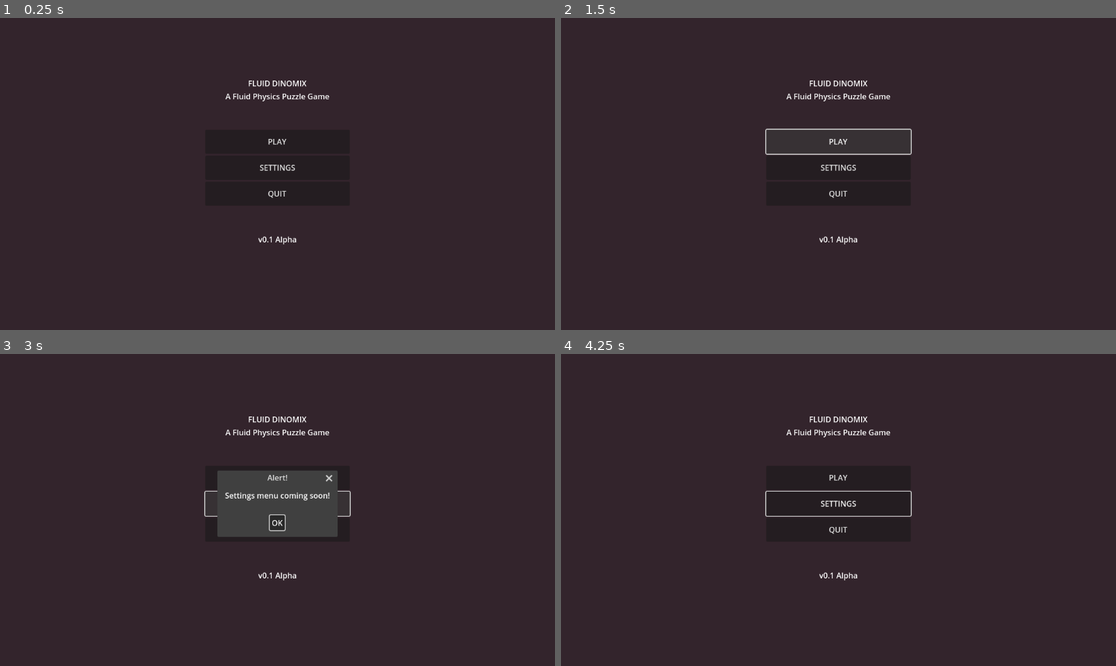
Above: before the commit, frames 1-4 (two rows, left to right).
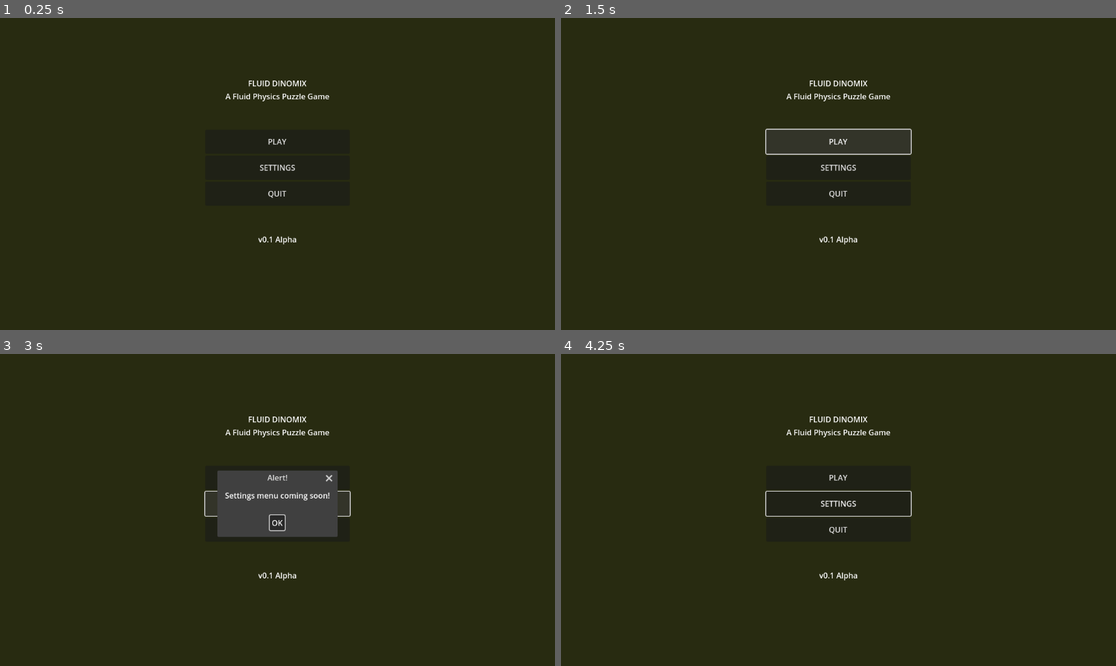
Above: after the commit, the same moments.

Repository: esper6/fluid-dinomix
Game: Godot game, scene res://scenes/TitleScreen.tscn
The game is run twice, just before and just after one commit, with the same random seed, the same clock (stepped at 60 frames per second) and the same inputs. This scene is started directly instead of the project's main scene.
Inputs:
- Up to frame 1 (0.25 s): no input
- Up to frame 2 (1.5 s): click "PLAY" at 0.5 s; click "PLAY" at 1.25 s
- Up to frame 3 (3 s): click "PLAY" at 2 s; click "SETTINGS" at 2.75 s
- Up to frame 4 (4.25 s): click "OK" at 3.5 s

The runs differ from the first frame. In frame 1, 93% of the frame differs, in the area x 0-100%, y 0-100%; in frame 2, 93%; in frame 3, 93%; in frame 4, 93%.

Commit message:
Background color

Diff:
--- a/scenes/TitleScreen.tscn
+++ b/scenes/TitleScreen.tscn
@@ -18,7 +18,7 @@
 anchor_bottom = 1.0
 grow_horizontal = 2
 grow_vertical = 2
-color = Color(0.200707, 0.140114, 0.17162, 1)
+color = Color(0.158633, 0.170596, 0.0689203, 1)
 
 [node name="CenterContainer" type="CenterContainer" parent="."]
 layout_mode = 1
